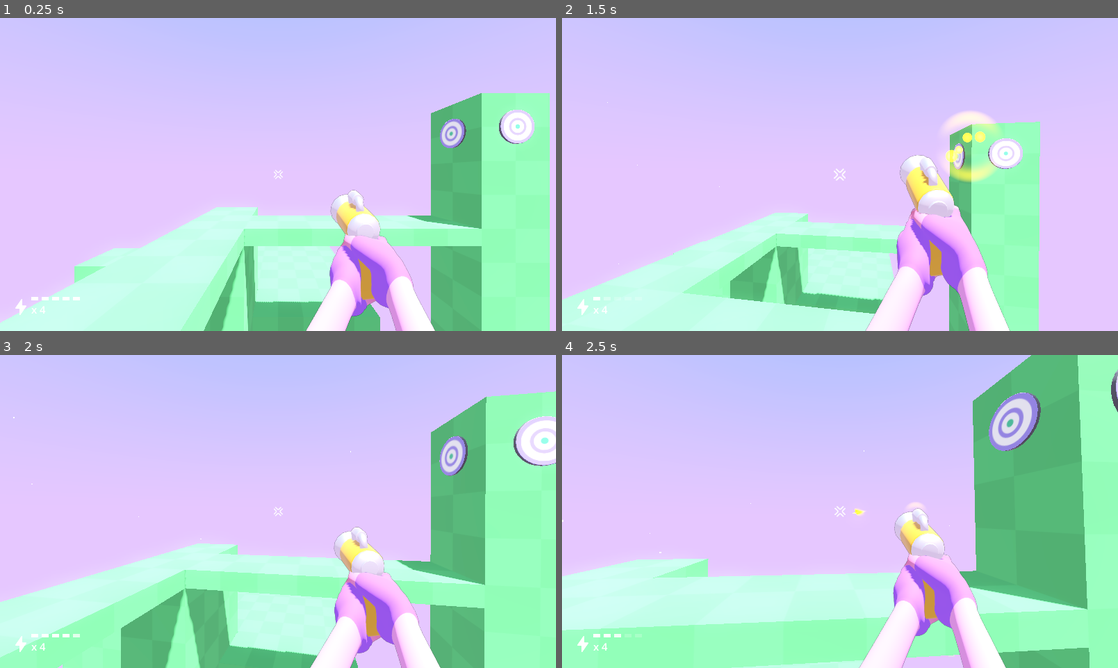
Above: before the commit, frames 1-4 (two rows, left to right).
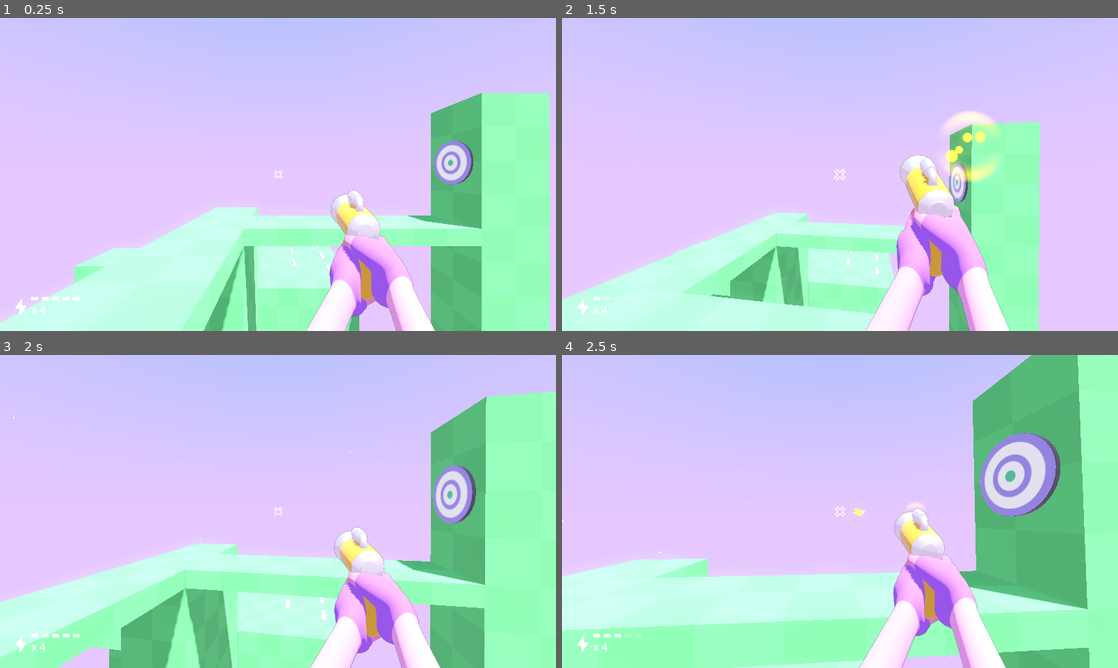
Above: after the commit, the same moments.

Repository: gdquest-demos/godot-4-FPS-arms
Game: Godot game, scene res://main/main.tscn
Same seed, same stepped clock (60 frames per second), same inputs: the game is played once before the commit and once after it.
Inputs (mouse positions are in pixels of both pictures, inside the frame that each line leads up to):
- Up to frame 1 (0.25 s): no input
- Up to frame 2 (1.5 s): move the mouse to (962, 158) at 0.52 s; press the mouse at (962, 158) at 0.53 s; hold D (move_right) 0.53-1.28 s; tap Space (jump) at 0.77 s; move the mouse to (812, 174) at 1.27 s; release the mouse at (812, 174) at 1.28 s; hold W (move_forward) from 1.28 s (still down); click (812, 174) at 1.35 s
- Up to frame 3 (2 s): keep holding W (move_forward); tap Space (jump) at 1.52 s
- Up to frame 4 (2.5 s): keep holding W (move_forward); move the mouse to (851, 505) at 2.02 s; press the mouse at (851, 505) at 2.03 s

The runs differ from the first frame. In frame 1, 3.4% of the frame differs, in the area x 45-97%, y 29-100%; in frame 2, 2.1%; in frame 3, 4.8%, in the area x 11-100%, y 19-100%; in frame 4, 4.1%.

Commit message:
add: target throwers

Diff:
--- a/components/target/target.gd
+++ b/components/target/target.gd
@@ -2,6 +2,7 @@
 
 @onready var hit_zone = %HitZone
 @onready var impact_sound = %ImpactSound
+@onready var visual = %Visual
 
 @onready var outline_mat : ShaderMaterial = $Visual/target/Cylinder.material_overlay
 
@@ -16,9 +17,9 @@
 	outline_mat.set_shader_parameter("alpha", 0.0)
 
 func on_hit():
-	var t = create_tween()
-	t.tween_property(self, "scale", Vector3.ONE * 1.1, 0.1)
-	t.tween_property(self, "scale", Vector3.ONE, 0.1)
-
 	impact_sound.pitch_scale = randfn(1.0, 0.1)
 	impact_sound.play()
+
+	var t = create_tween()
+	t.tween_property(visual, "scale", Vector3.ONE * 1.1, 0.1)
+	t.tween_property(visual, "scale", Vector3.ONE, 0.1)
--- /dev/null
+++ b/components/target_launcher/target_launcher.gd
@@ -0,0 +1,45 @@
+extends Node3D
+
+@onready var target = %Target
+@onready var timer = %Timer
+@onready var throw_sound = %ThrowSound
+@onready var body = %Body
+
+var confettis_scene = preload("res://vfx/confettis/confettis.tscn")
+var tween : Tween = null
+
+func _ready():
+	start_rand_timer()
+	target.hit_zone.connect("hit", on_target_hit)
+	timer.connect("timeout", launch_target)
+
+func on_target_hit():
+	var confettis = confettis_scene.instantiate()
+	add_sibling(confettis)
+	confettis.global_position = target.global_position
+
+	if tween.is_valid(): tween.kill()
+	target.position.y = -0.5
+	start_rand_timer()
+
+func launch_target():
+	var t = create_tween()
+	for i in range(4):
+		var v = ((i % 2) - 0.5) * 2.0
+		t.tween_property(body, "position:x", v * 0.1, 0.1)
+	await t.finished
+	body.position.x = 0.0
+
+	throw_sound.pitch_scale = randfn(0.8, 0.1)
+	throw_sound.play()
+	var launch_height = randf_range(4.0, 8.0)
+	var launch_time = launch_height / 6.0
+
+	tween = create_tween().set_trans(Tween.TRANS_SINE)
+	tween.tween_property(target, "position:y", launch_height, launch_time).from(-0.5).set_ease(Tween.EASE_OUT)
+	tween.tween_property(target, "position:y", -0.5, launch_time).set_ease(Tween.EASE_IN)
+
+	tween.tween_callback(start_rand_timer)
+
+func start_rand_timer():
+	timer.start(randf_range(2.0, 10.0))
--- /dev/null
+++ b/components/target_launcher/target_launcher.tscn
@@ -0,0 +1,32 @@
+[gd_scene load_steps=6 format=3 uid="uid://d2gs8i3uuaxli"]
+
+[ext_resource type="Script" path="res://components/target_launcher/target_launcher.gd" id="1_mhiew"]
+[ext_resource type="PackedScene" uid="uid://bmmcg88wg7xxy" path="res://components/target/target.tscn" id="2_ngqy8"]
+[ext_resource type="AudioStream" uid="uid://bc12vbest7fgy" path="res://assets/sounds/throw.ogg" id="3_iu6yq"]
+
+[sub_resource type="StandardMaterial3D" id="StandardMaterial3D_djpwc"]
+albedo_color = Color(0.933333, 0.545098, 0.835294, 1)
+
+[sub_resource type="BoxMesh" id="BoxMesh_5wl8s"]
+size = Vector3(1, 0.1, 0.2)
+
+[node name="TargetLauncher" type="Node3D"]
+script = ExtResource("1_mhiew")
+
+[node name="Target" parent="." instance=ExtResource("2_ngqy8")]
+unique_name_in_owner = true
+transform = Transform3D(1, 0, 0, 0, 1, 0, 0, 0, 1, 0, -0.5, 0)
+
+[node name="Body" type="MeshInstance3D" parent="."]
+unique_name_in_owner = true
+material_override = SubResource("StandardMaterial3D_djpwc")
+mesh = SubResource("BoxMesh_5wl8s")
+
+[node name="Timer" type="Timer" parent="."]
+unique_name_in_owner = true
+wait_time = 2.0
+one_shot = true
+
+[node name="ThrowSound" type="AudioStreamPlayer3D" parent="."]
+unique_name_in_owner = true
+stream = ExtResource("3_iu6yq")
--- a/fps_arms/fps_controller.tscn
+++ b/fps_arms/fps_controller.tscn
@@ -60,10 +60,10 @@
 transform = Transform3D(1, 0, 0, 0, 1, 0, 0, 0, 1, 0, 1.6, 0)
 
 [node name="GunAnchor" parent="ArmsView/SubViewport/Root/Arms" index="1"]
-transform = Transform3D(-0.992176, 0.0576787, 0.111439, 0.118404, 0.151697, 0.985797, 0.0398065, 0.981725, -0.161488, -0.194836, 0.057127, 0.472298)
+transform = Transform3D(-0.990309, 0.0599963, 0.12593, 0.133043, 0.150787, 0.984056, 0.0397696, 0.981724, -0.161512, -0.194812, 0.0577886, 0.472298)
 
 [node name="LoadAnchor" parent="ArmsView/SubViewport/Root/Arms" index="2"]
-transform = Transform3D(-0.99409, -0.0686701, -0.0149229, -0.0265464, -0.190131, 0.991265, -0.0898777, 0.976902, 0.166791, -0.118596, 0.050863, 0.493937)
+transform = Transform3D(-0.994366, -0.0711449, -0.000230893, -0.0120131, -0.189166, 0.991377, -0.0900083, 0.976897, 0.166978, -0.118667, 0.0504122, 0.493938)
 
 [node name="AnimationTree" parent="ArmsView" index="1"]
 parameters/AddSteps/add_amount = 0
--- a/main/main.tscn
+++ b/main/main.tscn
@@ -19,6 +19,7 @@
 [ext_resource type="PackedScene" uid="uid://c5negq8jua51d" path="res://ui/ammo_counter/ammo_counter.tscn" id="14_oexx2"]
 [ext_resource type="Script" path="res://main/balloon_spawner.gd" id="16_42y4y"]
 [ext_resource type="PackedScene" uid="uid://bmmcg88wg7xxy" path="res://components/target/target.tscn" id="16_mf2ep"]
+[ext_resource type="PackedScene" uid="uid://d2gs8i3uuaxli" path="res://components/target_launcher/target_launcher.tscn" id="17_e8tqt"]
 [ext_resource type="PackedScene" uid="uid://bekqmgtgsmmud" path="res://components/balloon/balloon.tscn" id="19_a6vkk"]
 
 [sub_resource type="Curve" id="Curve_dm5j7"]
@@ -143,8 +144,8 @@
 size = Vector3(12, 4, 10)
 
 [node name="CSGBox3D11" type="CSGBox3D" parent="World3D/Terrain"]
-transform = Transform3D(1, 0, 0, 0, 1, 0, 0, 0, 1, 0, -2, -10)
-size = Vector3(12, 4, 10)
+transform = Transform3D(1, 0, 0, 0, 1, 0, 0, 0, 1, 0, -2, -11)
+size = Vector3(12, 4, 8)
 
 [node name="CSGBox3D2" type="CSGBox3D" parent="World3D/Terrain"]
 transform = Transform3D(1, 0, 0, 0, 1, 0, 0, 0, 1, -4, 1, 3.5)
@@ -218,21 +219,12 @@
 [node name="AmmoPickup" parent="World3D" instance=ExtResource("13_kwddc")]
 transform = Transform3D(1, 0, 0, 0, 1, 0, 0, 0, 1, 3.5, 4, 2.5)
 
+[node name="AmmoPickup2" parent="World3D" instance=ExtResource("13_kwddc")]
+transform = Transform3D(1, 0, 0, 0, 1, 0, 0, 0, 1, -2, 0, -11)
+
 [node name="HealthPickup2" parent="World3D" instance=ExtResource("13_kwddc")]
 transform = Transform3D(1, 0, 0, 0, 1, 0, 0, 0, 1, 3.5, 4, 4.5)
 pickup_type = "health"
-
-[node name="Target" parent="World3D" instance=ExtResource("16_mf2ep")]
-transform = Transform3D(1, 0, 0, 0, 1, 0, 0, 0, 1, 9, 7, -3)
-
-[node name="Target4" parent="World3D" instance=ExtResource("16_mf2ep")]
-transform = Transform3D(-4.37114e-08, 0, -1, 0, 1, 0, 1, 0, -4.37114e-08, 8, 7, -4)
-
-[node name="Target2" parent="World3D" instance=ExtResource("16_mf2ep")]
-transform = Transform3D(1, 0, 0, 0, 1, 0, 0, 0, 1, -6, 1, 6)
-
-[node name="Target3" parent="World3D" instance=ExtResource("16_mf2ep")]
-transform = Transform3D(-1, 0, -8.74228e-08, 0, 1, 0, 8.74228e-08, 0, -1, 0, 3, -7)
 
 [node name="GPUParticles3D" type="GPUParticles3D" parent="World3D"]
 transform = Transform3D(1, 0, 0, 0, 1, 0, 0, 0, 1, 0, 3.5, 0)
@@ -263,6 +255,21 @@
 
 [node name="CollisionShape3D" type="CollisionShape3D" parent="World3D/HeightLimit"]
 shape = SubResource("BoxShape3D_ynwlr")
+
+[node name="TargetLauncher2" parent="World3D" instance=ExtResource("17_e8tqt")]
+transform = Transform3D(-4.37114e-08, 0, -1, 0, 1, 0, 1, 0, -4.37114e-08, 5, 0, -13)
+
+[node name="TargetLauncher3" parent="World3D" instance=ExtResource("17_e8tqt")]
+transform = Transform3D(-4.37114e-08, 0, -1, 0, 1, 0, 1, 0, -4.37114e-08, 5, 0, -11)
+
+[node name="TargetLauncher4" parent="World3D" instance=ExtResource("17_e8tqt")]
+transform = Transform3D(-4.37114e-08, 0, -1, 0, 1, 0, 1, 0, -4.37114e-08, 5, 0, -9)
+
+[node name="TargetLauncher6" parent="World3D" instance=ExtResource("17_e8tqt")]
+transform = Transform3D(-4.37114e-08, 0, -1, 0, 1, 0, 1, 0, -4.37114e-08, 3, 0, -12)
+
+[node name="TargetLauncher7" parent="World3D" instance=ExtResource("17_e8tqt")]
+transform = Transform3D(-4.37114e-08, 0, -1, 0, 1, 0, 1, 0, -4.37114e-08, 3, 0, -10)
 
 [node name="CanvasLayer" type="CanvasLayer" parent="."]
 
@@ -302,3 +309,6 @@
 offset_right = 46.0
 offset_bottom = -32.0
 grow_vertical = 0
+
+[node name="Target" parent="." instance=ExtResource("16_mf2ep")]
+transform = Transform3D(-6.55671e-08, 0, -1.5, 0, 1.5, 0, 1.5, 0, -6.55671e-08, 8, 6, -4)
Not shown, added: assets/sounds/throw.ogg.import
Not shown: 1 places in main/main.tscn that only renumber resources
Not shown, added: assets/sounds/throw.ogg
